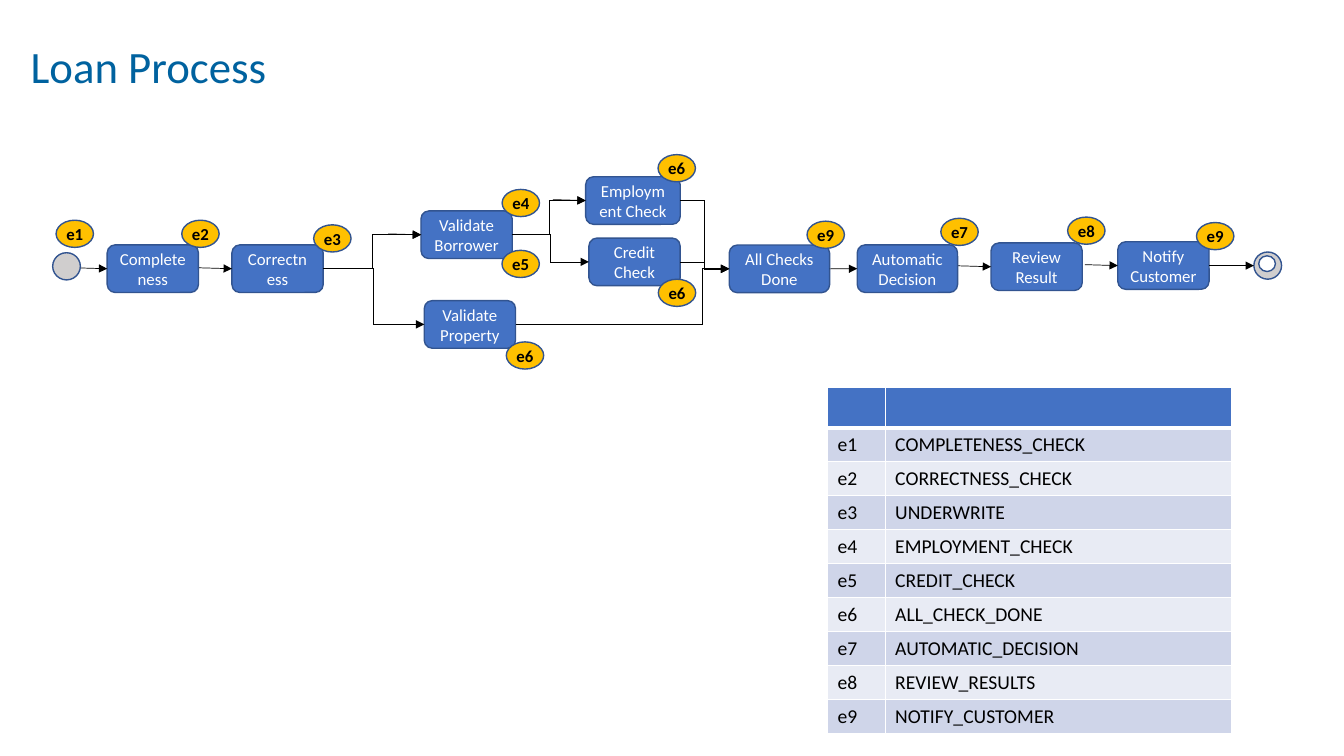
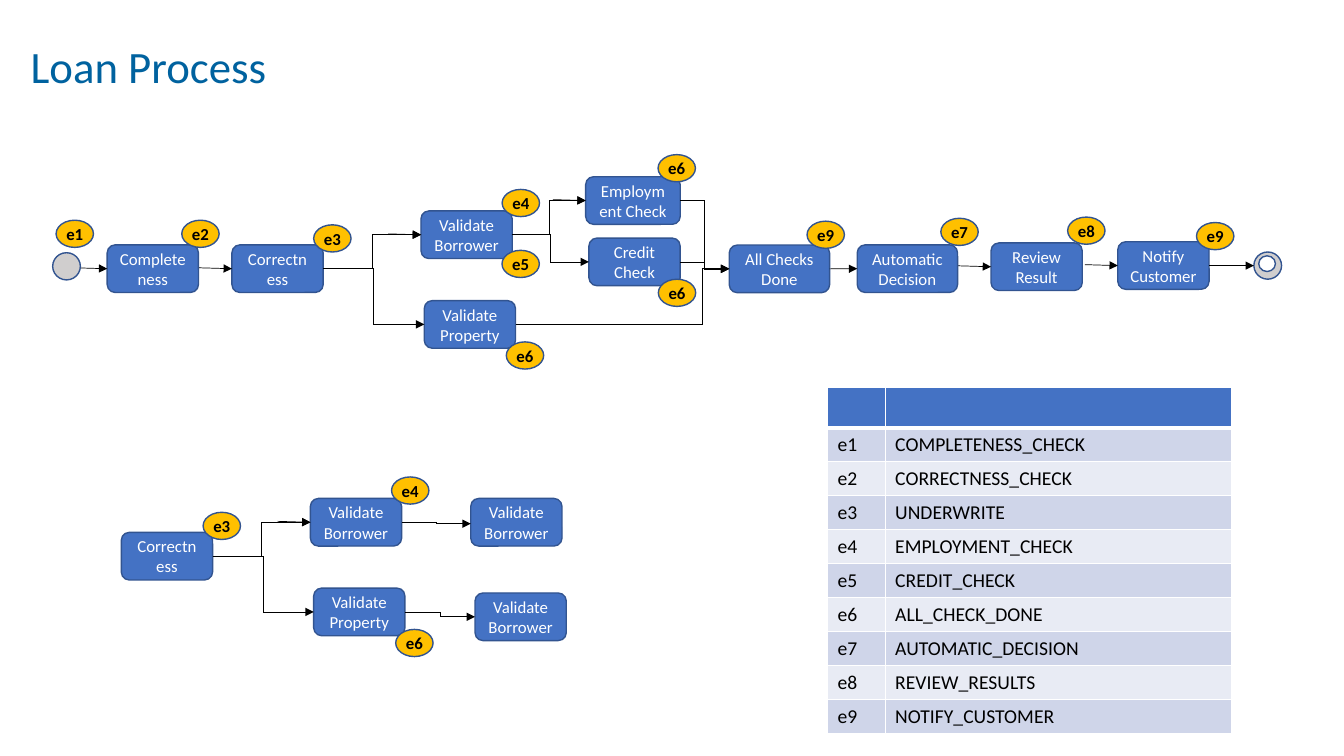
Before and after one commit to sibendu/monitoring, a slide deck: slide 3 of MOF.pptx. Drawn at 1344x756 pixels with LibreOffice and Linux fonts; fonts in the diff are those of the drawing. Boxes give left, top, right and bottom in pixels: in the first picture for what was removed or moved away, otherwise in the second. Text is boxed around its words. In the diff, an @@ line names an element or a change of style, - is before the commit and + after.

```diff
--- a/MOF.pptx
+++ b/MOF.pptx
@@ ellipse added at [391, 477, 429, 504], fill #FFC000, outline #325491 1 pt, 12 pt, text #000000, bold @@
+e4
@@ rounded rectangle added at [311, 499, 402, 546], fill #4472C4, outline #325491 1 pt, 12 pt, text #FFFFFF @@
+Validate Borrower
@@ rounded rectangle added at [471, 499, 563, 546], fill #4472C4, outline #325491 1 pt, 12 pt, text #FFFFFF @@
+Validate Borrower
@@ rounded rectangle added at [121, 532, 213, 580], fill #4472C4, outline #325491 1 pt, 12 pt, text #FFFFFF @@
+Correctness
@@ ellipse added at [204, 512, 241, 539], fill #FFC000, outline #325491 1 pt, 12 pt, text #000000, bold @@
+e3
@@ elbow arrow added from (213, 557) to (311, 522), #000000 0.5 pt @@
@@ arrow added from (277, 521) to (311, 522), #000000 0.5 pt @@
@@ elbow arrow added from (402, 522) to (471, 524), #000000 0.5 pt @@
@@ elbow arrow added from (213, 557) to (314, 612), #000000 0.5 pt @@
@@ rounded rectangle added at [314, 588, 405, 635], fill #4472C4, outline #325491 1 pt, 12 pt, text #FFFFFF @@
+Validate Property
@@ rounded rectangle added at [475, 593, 567, 640], fill #4472C4, outline #325491 1 pt, 12 pt, text #FFFFFF @@
+Validate Borrower
@@ ellipse added at [396, 629, 434, 656], fill #FFC000, outline #325491 1 pt, 12 pt, text #000000, bold @@
+e6
@@ elbow arrow added from (405, 612) to (475, 617), #000000 0.5 pt @@
```
Also in this commit, not shown: 1 slide added, 31 other files.
